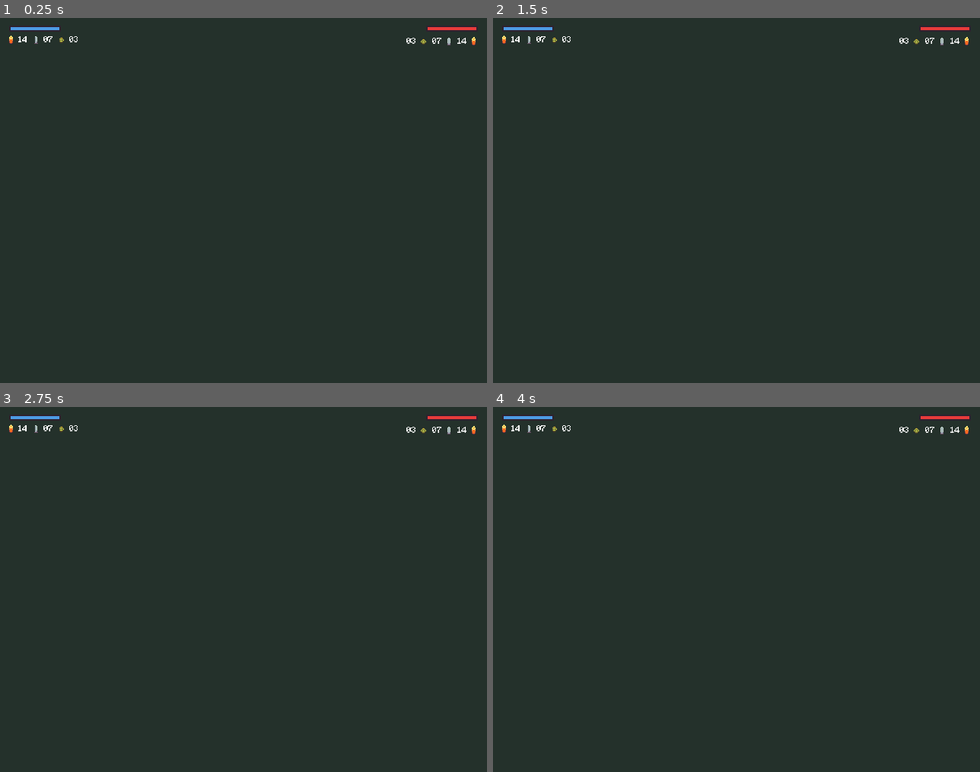
Above: before the commit, frames 1-4 (two rows, left to right).
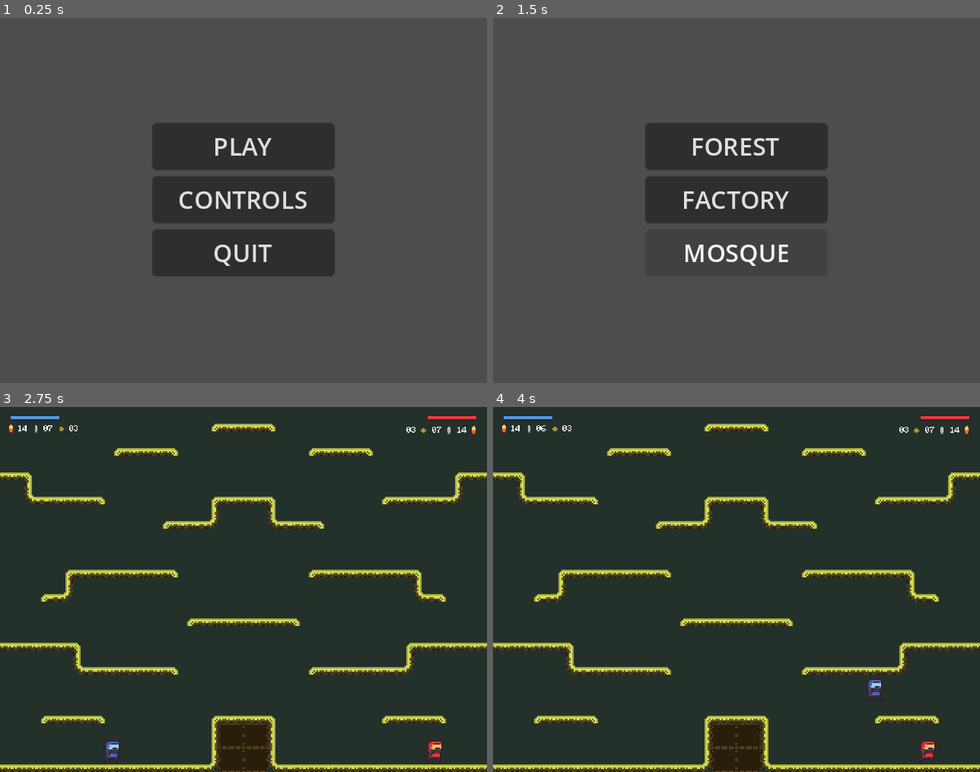
Above: after the commit, the same moments.

Repository: dm1nh/gunbattle
Game: Godot game, scene res://scenes/main_menu.tscn
Two runs of this game, one before a commit and one after it. Both use one fixed random seed, a clock stepped at 60 frames per second and the inputs below. Before the commit the project starts from res://scenes/main.tscn.
Inputs (mouse positions are in pixels of both pictures, inside the frame that each line leads up to):
- Up to frame 1 (0.25 s): no input
- Up to frame 2 (1.5 s): click (736, 200) at 0.5 s, where only the run after the commit has a clickable "CONTROLS"; click (736, 145) at 1.25 s, where only the run after the commit has a clickable "PLAY"
- Up to frame 3 (2.75 s): click (243, 534) at 2 s, where only the run after the commit has a clickable "FOREST"
- Up to frame 4 (4 s): tap Enter at 2.75 s; hold D (b_right) from 2.78 s (still down); tap Space (space, bound only after the commit) at 2.85, 3.8 s; tap W (b_jump) at 3.02, 3.77 s; tap F (b_fire) at 3.6 s

The runs differ from the first frame. In frame 1, 87% of the frame differs, in the area x 0-100%, y 0-100%; in frame 2, 91%; in frame 3, 11%; in frame 4, 11%.
Error after the commit: Parse Error: Preload file "res://scenes/projecttiles/thorn.tscn" does not exist. (res://scenes/main.gd:7)

Commit message:
fix(scenes): add main_menu and map_selection

Diff:
--- a/project.godot
+++ b/project.godot
@@ -11,7 +11,7 @@
 [application]
 
 config/name="gunbattle"
-run/main_scene="res://scenes/main.tscn"
+run/main_scene="res://scenes/main_menu.tscn"
 config/features=PackedStringArray("4.2", "Forward Plus")
 config/icon="res://icon.svg"
 
@@ -25,8 +25,8 @@
 
 window/size/viewport_width=320
 window/size/viewport_height=240
-window/size/window_width_override=960
-window/size/window_height_override=720
+window/size/window_width_override=1280
+window/size/window_height_override=960
 window/stretch/mode="canvas_items"
 
 [input]
@@ -101,6 +101,21 @@
 "events": [Object(InputEventKey,"resource_local_to_scene":false,"resource_name":"","device":-1,"window_id":0,"alt_pressed":false,"shift_pressed":false,"ctrl_pressed":false,"meta_pressed":false,"pressed":false,"keycode":0,"physical_keycode":44,"key_label":0,"unicode":44,"echo":false,"script":null)
 ]
 }
+space={
+"deadzone": 0.5,
+"events": [Object(InputEventKey,"resource_local_to_scene":false,"resource_name":"","device":-1,"window_id":0,"alt_pressed":false,"shift_pressed":false,"ctrl_pressed":false,"meta_pressed":false,"pressed":false,"keycode":0,"physical_keycode":32,"key_label":0,"unicode":32,"echo":false,"script":null)
+]
+}
+b_reload={
+"deadzone": 0.5,
+"events": [Object(InputEventKey,"resource_local_to_scene":false,"resource_name":"","device":-1,"window_id":0,"alt_pressed":false,"shift_pressed":false,"ctrl_pressed":false,"meta_pressed":false,"pressed":false,"keycode":0,"physical_keycode":82,"key_label":0,"unicode":114,"echo":false,"script":null)
+]
+}
+r_reload={
+"deadzone": 0.5,
+"events": [Object(InputEventKey,"resource_local_to_scene":false,"resource_name":"","device":-1,"window_id":0,"alt_pressed":false,"shift_pressed":false,"ctrl_pressed":false,"meta_pressed":false,"pressed":false,"keycode":0,"physical_keycode":39,"key_label":0,"unicode":39,"echo":false,"script":null)
+]
+}
 
 [layer_names]
 
@@ -108,6 +123,7 @@
 2d_physics/layer_2="projecttiles"
 2d_physics/layer_3="items"
 2d_physics/layer_4="tiles"
+2d_physics/layer_5="rigid_projecttiles"
 
 [rendering]
 
--- a/scenes/main.gd
+++ b/scenes/main.gd
@@ -4,6 +4,7 @@
 var arrow_scene: PackedScene = preload("res://scenes/projecttiles/arrow.tscn")
 var rocket_scene: PackedScene = preload("res://scenes/projecttiles/rocket.tscn")
 var laser_scene: PackedScene = preload("res://scenes/projecttiles/laser.tscn")
+var thorn_scene: PackedScene = preload("res://scenes/projecttiles/thorn.tscn")
 
 var grenade_scene: PackedScene = preload("res://scenes/projecttiles/grenade.tscn")
 
@@ -11,6 +12,10 @@
 	for player in get_tree().get_nodes_in_group("players"):
 		player.connect("fire", _on_player_fire)
 		player.connect("throw_grenade", _on_player_throw_grenade)
+
+func _process(_delta):
+	if Input.is_action_just_pressed("space"):
+		get_tree().change_scene_to_file("res://scenes/map_selection.tscn")
 
 func _on_player_fire(pos: Vector2, dir: Vector2, stats: Weapon):
 	if stats.spread == 3:
@@ -38,6 +43,8 @@
 		scene = rocket_scene
 	elif projecttile == Weapon.ProjecttileType.LASER:
 		scene = laser_scene
+	elif projecttile == Weapon.ProjecttileType.THORN:
+		scene = thorn_scene
 
 	var instance = scene.instantiate()
 	instance.position = pos
--- /dev/null
+++ b/scenes/main_menu.gd
@@ -0,0 +1,10 @@
+extends Control
+
+func _on_play_button_pressed():
+	get_tree().change_scene_to_file("res://scenes/map_selection.tscn")
+
+func _on_controls_button_pressed():
+	print("Controls")
+
+func _on_quit_button_pressed():
+	get_tree().quit()
--- /dev/null
+++ b/scenes/main_menu.tscn
@@ -0,0 +1,46 @@
+[gd_scene load_steps=2 format=3 uid="uid://de6nli1r4s5fw"]
+
+[ext_resource type="Script" path="res://scenes/main_menu.gd" id="1_m6p4u"]
+
+[node name="MainMenu" type="Control"]
+layout_mode = 3
+anchors_preset = 15
+anchor_right = 1.0
+anchor_bottom = 1.0
+grow_horizontal = 2
+grow_vertical = 2
+script = ExtResource("1_m6p4u")
+
+[node name="MarginContainer" type="MarginContainer" parent="."]
+layout_mode = 1
+anchors_preset = -1
+anchor_left = 0.5
+anchor_top = 0.5
+anchor_right = 0.5
+anchor_bottom = 0.5
+offset_left = -60.0
+offset_top = -60.0
+offset_right = 60.0
+offset_bottom = 60.0
+grow_horizontal = 2
+grow_vertical = 2
+
+[node name="VBoxContainer" type="VBoxContainer" parent="MarginContainer"]
+layout_mode = 2
+alignment = 1
+
+[node name="PlayButton" type="Button" parent="MarginContainer/VBoxContainer"]
+layout_mode = 2
+text = "PLAY"
+
+[node name="ControlsButton" type="Button" parent="MarginContainer/VBoxContainer"]
+layout_mode = 2
+text = "CONTROLS"
+
+[node name="QuitButton" type="Button" parent="MarginContainer/VBoxContainer"]
+layout_mode = 2
+text = "QUIT"
+
+[connection signal="pressed" from="MarginContainer/VBoxContainer/PlayButton" to="." method="_on_play_button_pressed"]
+[connection signal="pressed" from="MarginContainer/VBoxContainer/ControlsButton" to="." method="_on_controls_button_pressed"]
+[connection signal="pressed" from="MarginContainer/VBoxContainer/QuitButton" to="." method="_on_quit_button_pressed"]
--- /dev/null
+++ b/scenes/map_selection.gd
@@ -0,0 +1,10 @@
+extends Control
+
+func _on_forest_button_pressed():
+	get_tree().change_scene_to_file("res://scenes/maps/forest.tscn")
+
+func _on_factory_button_pressed():
+	get_tree().change_scene_to_file("res://scenes/maps/factory.tscn")
+
+func _on_mosque_button_pressed():
+	get_tree().change_scene_to_file("res://scenes/maps/mosque.tscn")
--- /dev/null
+++ b/scenes/map_selection.tscn
@@ -0,0 +1,46 @@
+[gd_scene load_steps=2 format=3 uid="uid://cku4cht1jke7a"]
+
+[ext_resource type="Script" path="res://scenes/map_selection.gd" id="1_u3hrt"]
+
+[node name="MapSelection" type="Control"]
+layout_mode = 3
+anchors_preset = 15
+anchor_right = 1.0
+anchor_bottom = 1.0
+grow_horizontal = 2
+grow_vertical = 2
+script = ExtResource("1_u3hrt")
+
+[node name="MarginContainer" type="MarginContainer" parent="."]
+layout_mode = 1
+anchors_preset = -1
+anchor_left = 0.5
+anchor_top = 0.5
+anchor_right = 0.5
+anchor_bottom = 0.5
+offset_left = -60.0
+offset_top = -60.0
+offset_right = 60.0
+offset_bottom = 60.0
+grow_horizontal = 2
+grow_vertical = 2
+
+[node name="VBoxContainer" type="VBoxContainer" parent="MarginContainer"]
+layout_mode = 2
+alignment = 1
+
+[node name="ForestButton" type="Button" parent="MarginContainer/VBoxContainer"]
+layout_mode = 2
+text = "FOREST"
+
+[node name="FactoryButton" type="Button" parent="MarginContainer/VBoxContainer"]
+layout_mode = 2
+text = "FACTORY"
+
+[node name="MosqueButton" type="Button" parent="MarginContainer/VBoxContainer"]
+layout_mode = 2
+text = "MOSQUE"
+
+[connection signal="pressed" from="MarginContainer/VBoxContainer/ForestButton" to="." method="_on_forest_button_pressed"]
+[connection signal="pressed" from="MarginContainer/VBoxContainer/FactoryButton" to="." method="_on_factory_button_pressed"]
+[connection signal="pressed" from="MarginContainer/VBoxContainer/MosqueButton" to="." method="_on_mosque_button_pressed"]
